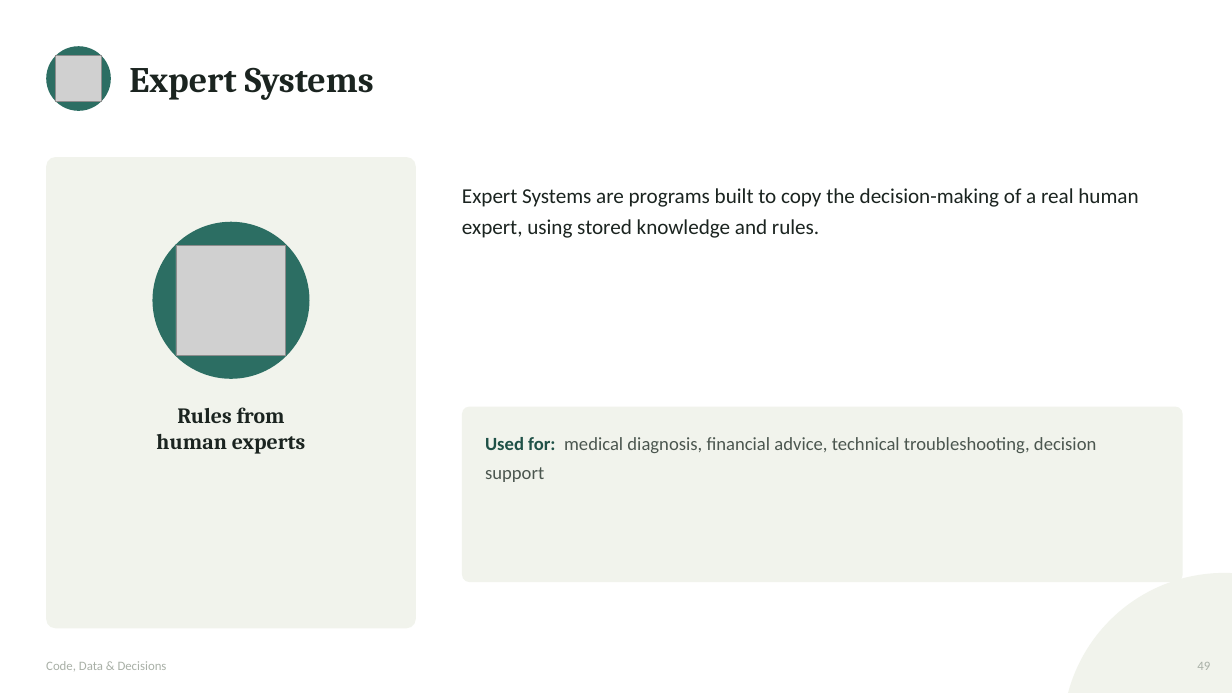
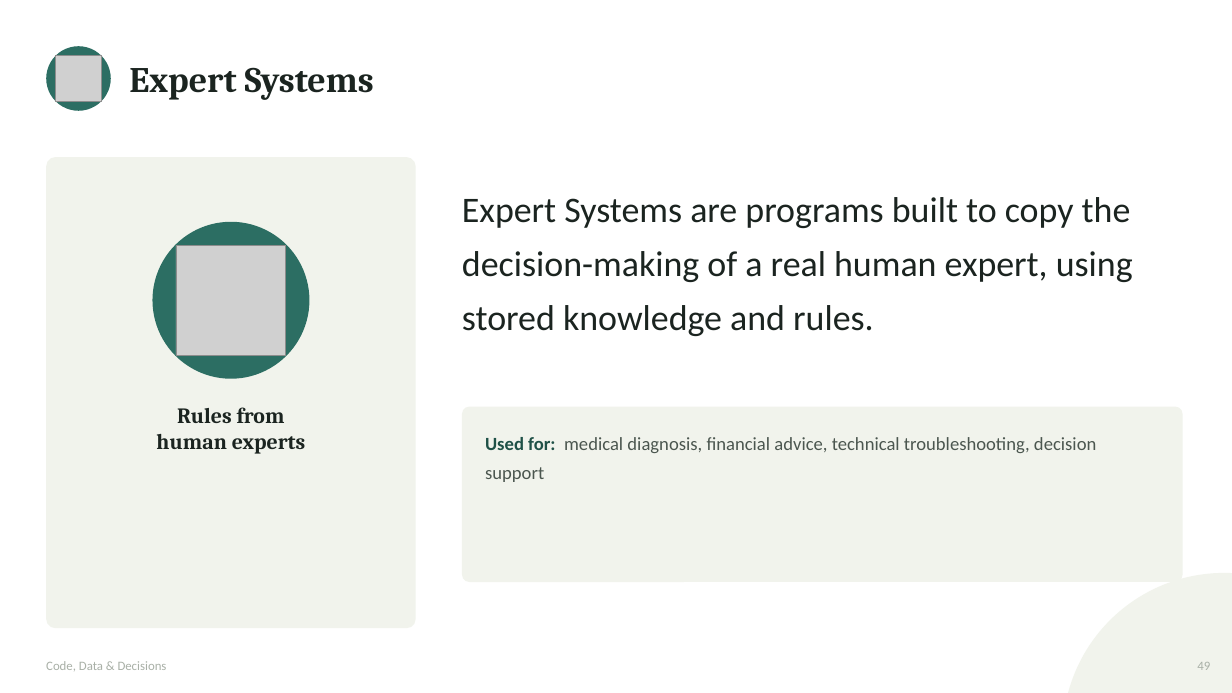
Before and after one commit to waseem-development/ai-ml-course, a slide deck: slide 49 of slides/1_course_day1_day2_v2.pptx. Drawn at 1232x693 pixels with LibreOffice and Linux fonts; fonts in the diff are those of the drawing; grey boxes stand for pictures. Boxes give left, top, right and bottom in pixels: in the first picture for what was removed or moved away, otherwise in the second. Text is boxed around its words. In the diff, an @@ line names an element or a change of style, - is before the commit and + after.

```diff
--- a/slides/1_course_day1_day2_v2.pptx
+++ b/slides/1_course_day1_day2_v2.pptx
@@ text "Expert Systems are programs built ..." at [462, 197, 1133, 336]: size 16.5 to 28 pt @@
```
Also in this commit, not shown: 10 other slides changed, 3 slides added, 1 other file.
